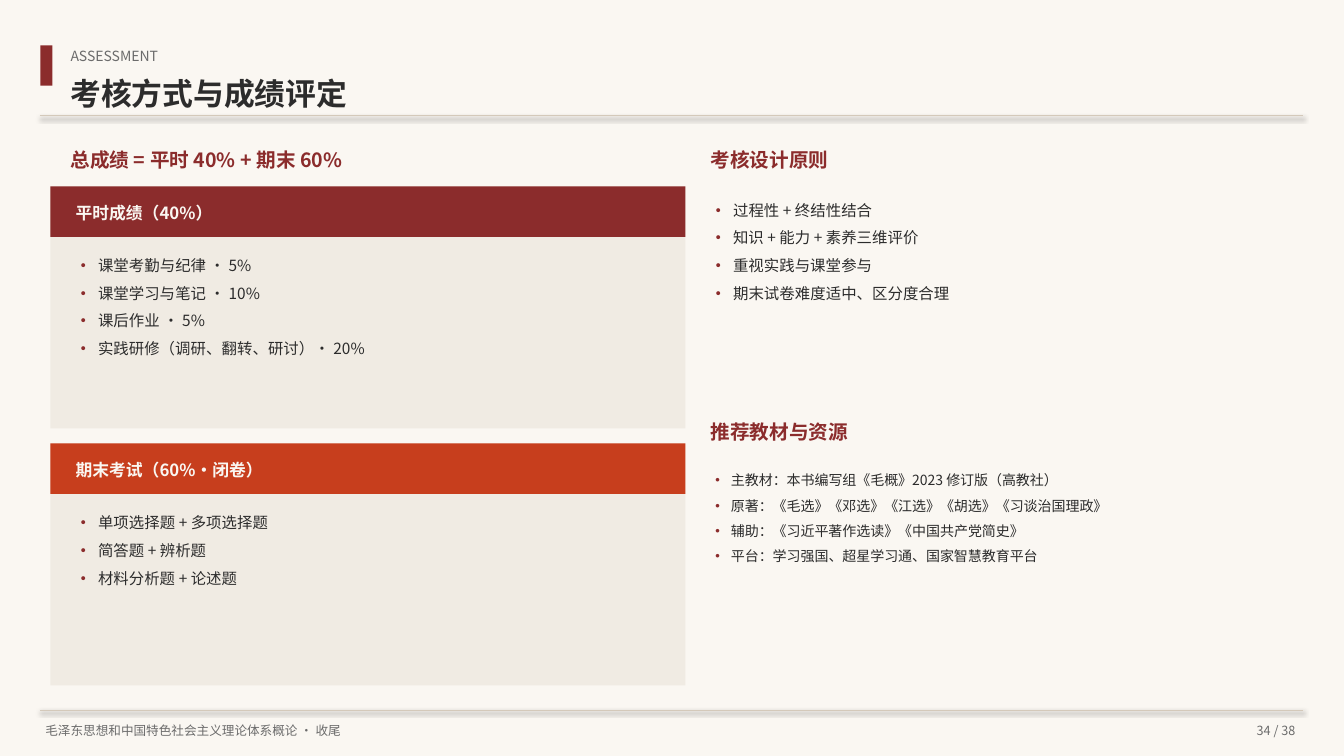
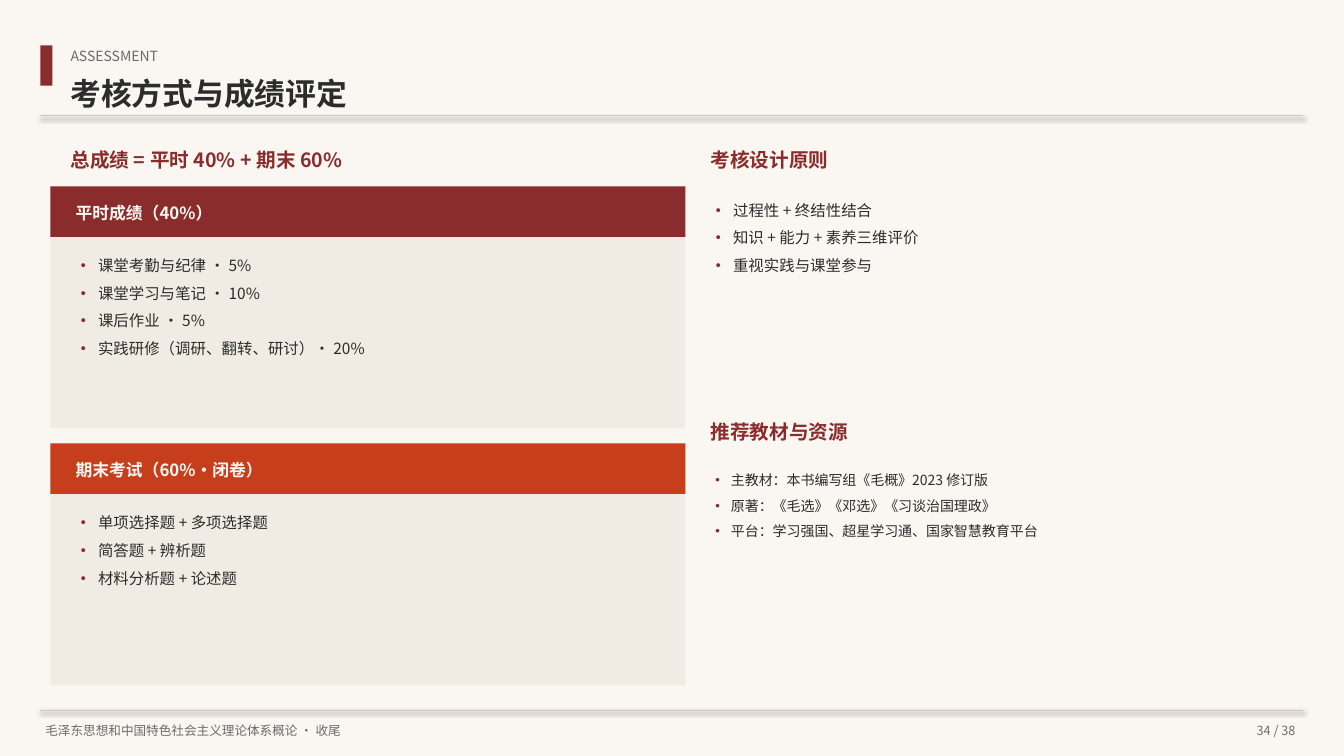
Before and after one commit to hsy358/obsidian-vault, a slide deck: slide 34 of 03-资源/PPT/毛泽东思想和中国特色社会主义理论体系概论 教学大纲概览.pptx. Drawn at 1344x756 pixels with LibreOffice and Linux fonts; fonts in the diff are those of the drawing. Boxes give left, top, right and bottom in pixels: in the first picture for what was removed or moved away, otherwise in the second. Text is boxed around its words. In the diff, an @@ line names an element or a change of style, - is before the commit and + after.

Commit message:
PPT: 毛概教学大纲 v1.4 升级版 (36 页, +教师讲稿备注)

```diff
--- a/03-资源/PPT/毛泽东思想和中国特色社会主义理论体系概论 教学大纲概览.pptx
+++ b/03-资源/PPT/毛泽东思想和中国特色社会主义理论体系概论 教学大纲概览.pptx
@@ text at bbox=[733, 286, 949, 301]: paragraph removed @@
-· 期末试卷难度适中、区分度合理
@@ text at bbox=[731, 473, 996, 512]: text changed @@
-· 主教材：本书编写组《毛概》2023 修订版（高教社）
-· 原著：《毛选》《邓选》《江选》《胡选》《习谈治国理政》
-· 辅助：《习近平著作选读》《中国共产党简史》
+· 主教材：本书编写组《毛概》2023 修订版
+· 原著：《毛选》《邓选》《习谈治国理政》
```
Also in this commit, not shown: 12 other slides changed, 2 other files.
